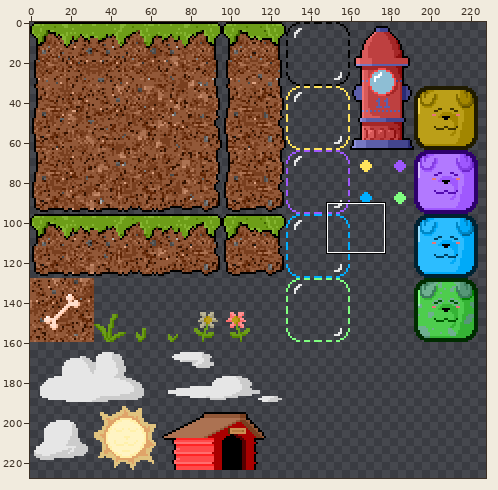
Sprite sheet -- Assets/Art/TileSet/SPR_TileMap.png. Above, an overview of the earlier version with the close-up marked.
Close-up. The starting point:
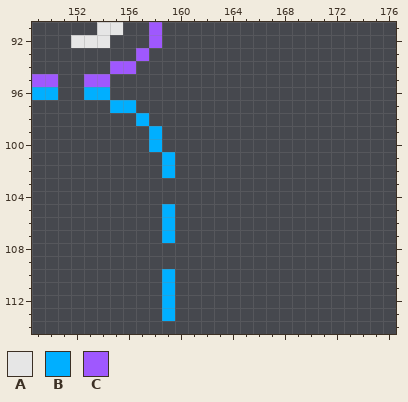
The file is 256x256 pixels. Colours within 5 levels of each other are drawn and written as one. Shown: x 149..176, y 91..114. The wide view leaves out empty margins.
Palette (. is transparent): A #e6e6e6  B #00afff  C #9f58fe
Pixels before, first column x 149:
 91 .....AA..C.
 92 ...AAA...C.
 93 ........C..
 94 ......CC...
 95 CC..CC.....
 96 BB..BB.....
 97 ......BB...
 98 ........B..
 99 .........B.
100 .........B.
101 ..........B
102 ..........B
103 ...........
104 ...........
105 ..........B
106 ..........B
107 ..........B
108 ...........
109 ...........
110 ..........B
111 ..........B
112 ..........B
113 ..........B
New version:
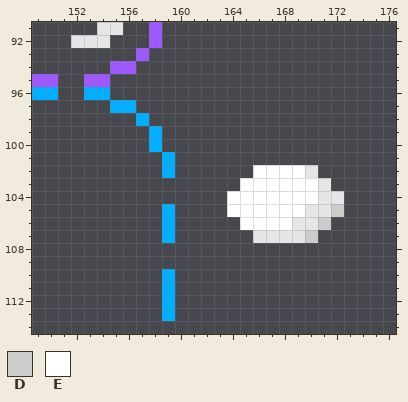
Colours new in this view: D #cccccc  E #ffffff
The edit:
Changed rows in their new state; - is an unchanged pixel.
first column x 164:
102 --EEEEA--
103 -EEEEEEA-
104 EEEEEEEAA
105 EEEEEEAAD
106 -EEEEAAD-
107 --AAAAD--
Changed places in both close-ups, as pixel boxes (x1, y1, x2, y2):
added: (227, 165, 344, 243)
